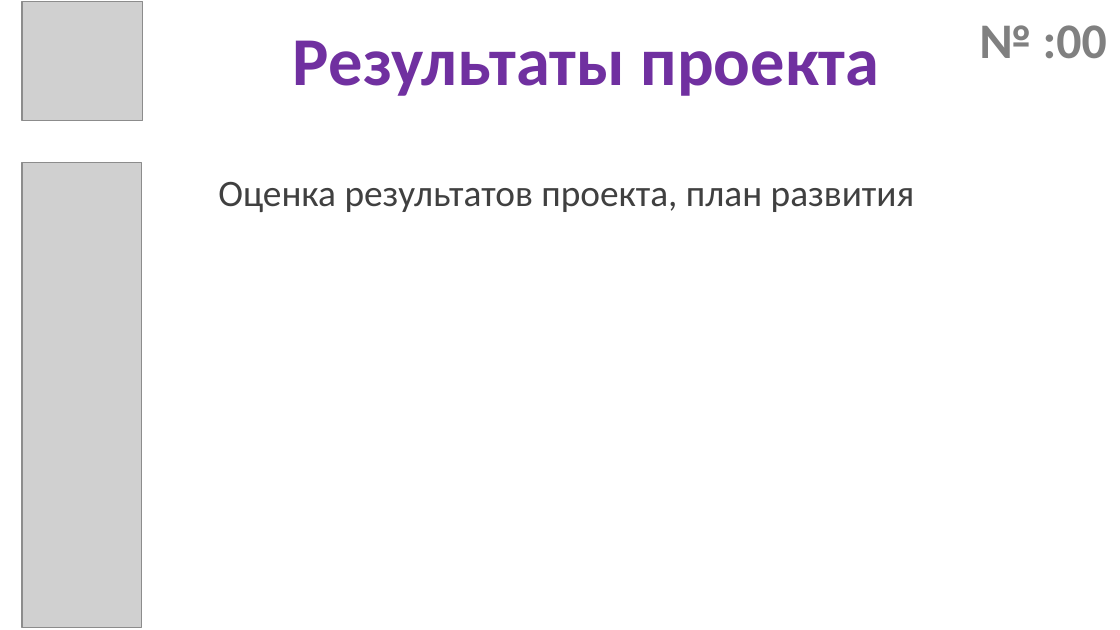
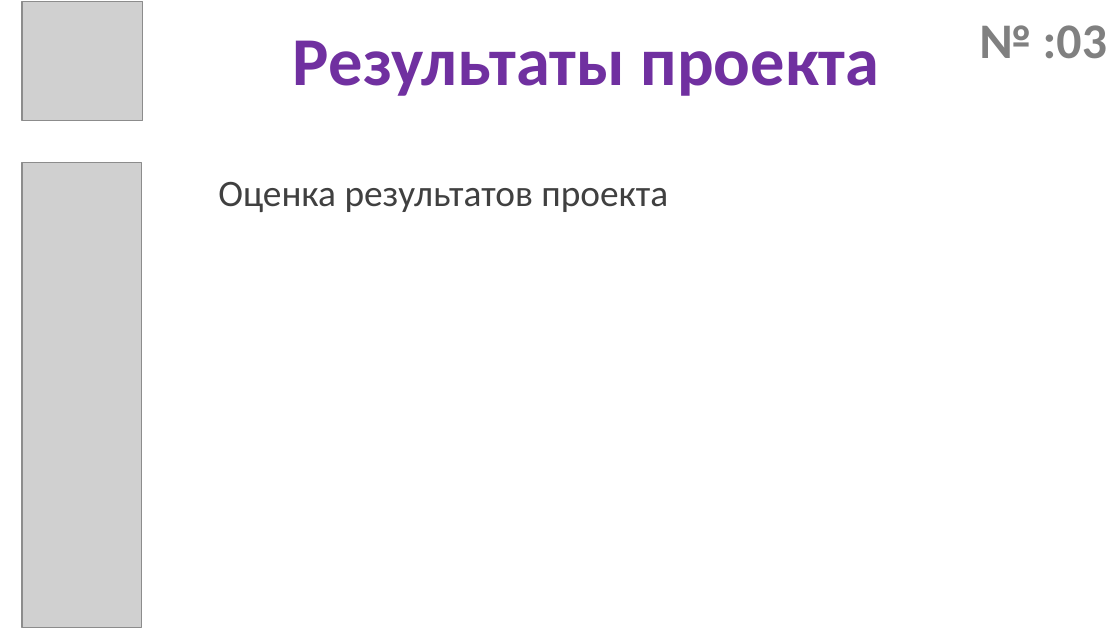
Before and after one commit to dpp-shlyopa-team/Presentation, a slide deck: slide 9 of преза.pptx (slide 10 before the commit). Drawn at 1120x630 pixels with LibreOffice and Linux fonts; fonts in the diff are those of the drawing; grey boxes stand for pictures. Boxes give left, top, right and bottom in pixels: in the first picture for what was removed or moved away, otherwise in the second. Text is boxed around its words. In the diff, an @@ line names an element or a change of style, - is before the commit and + after.

```diff
--- a/преза.pptx
+++ b/преза.pptx
@@ text at [979, 25, 1107, 59]: text changed @@
-№ :00
+№ :03
@@ text at [218, 182, 668, 212]: text changed @@
-Оценка результатов проекта, план развития
+Оценка результатов проекта
```
Also in this commit, not shown: 8 other slides changed, 5 slides added, 3 slides removed.
